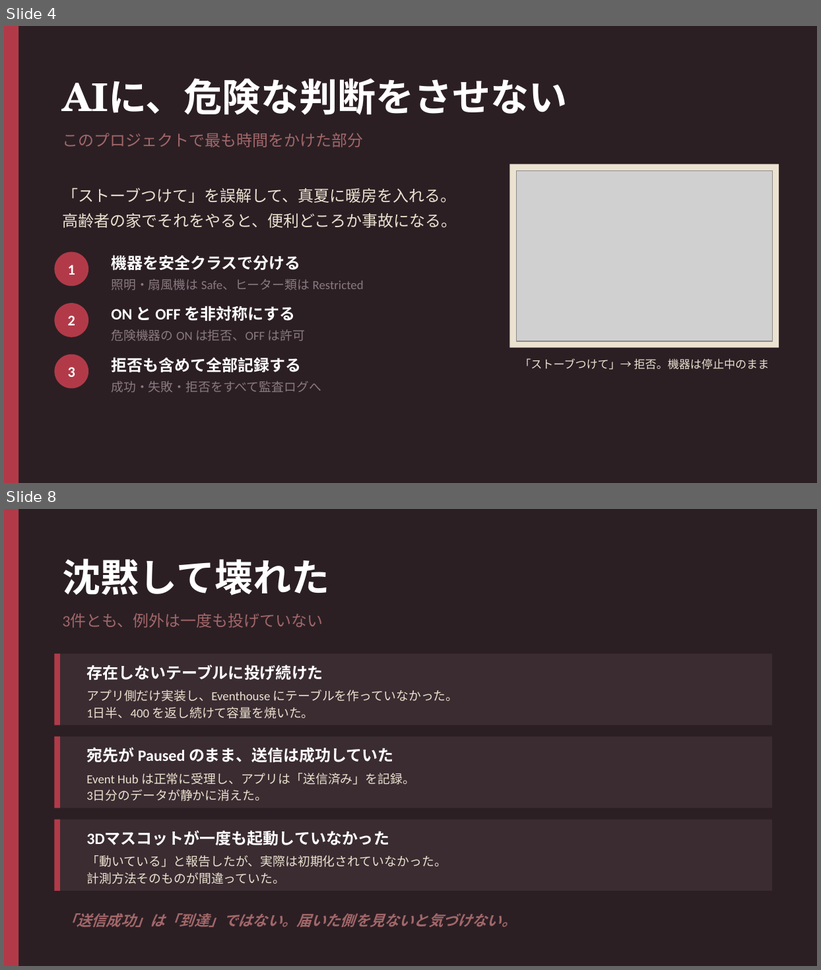
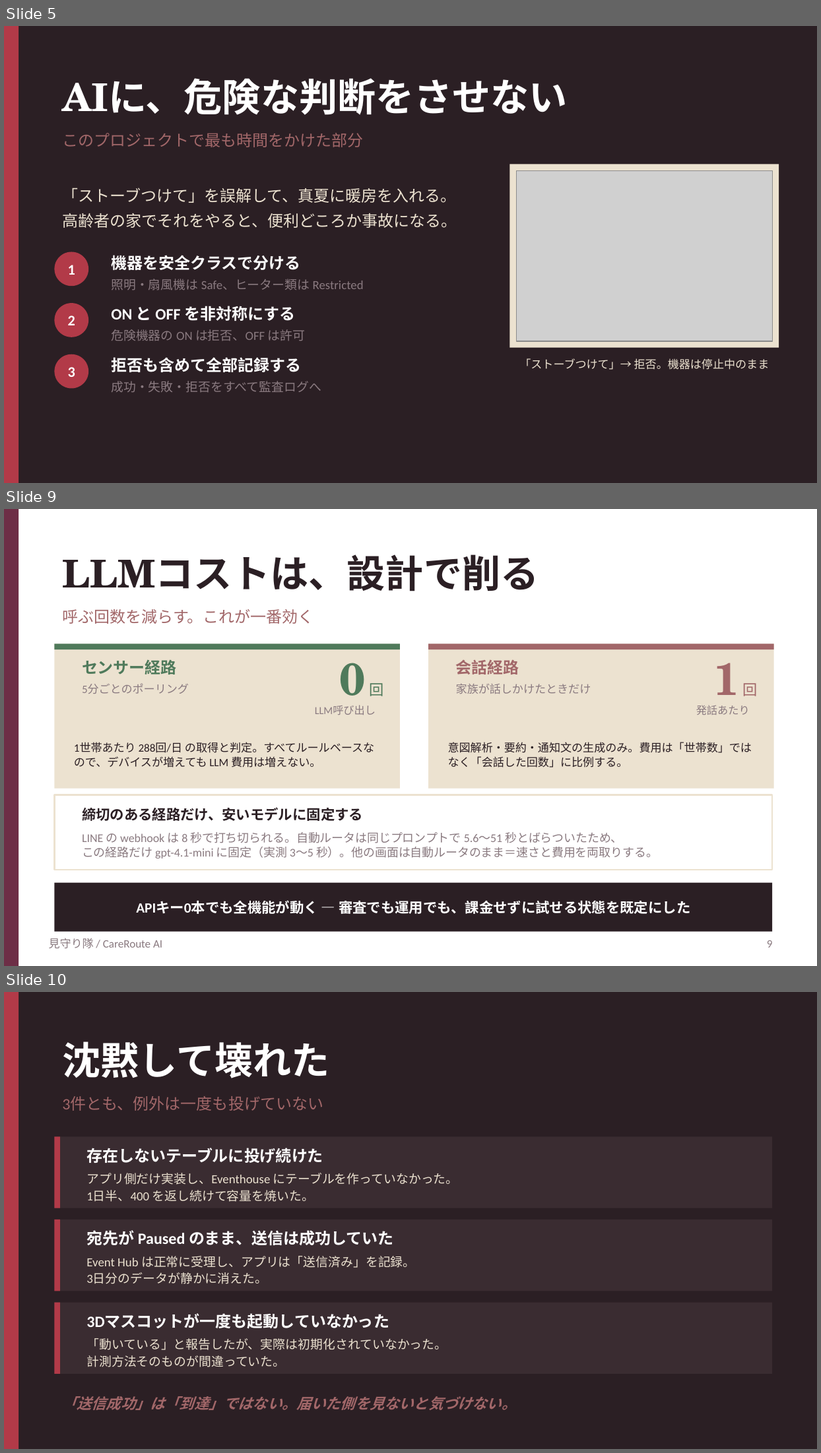
Before and after one commit to monoqlo78/mimamoritai-careroute-ai, a slide deck: docs/mimamoritai-deck.pptx. Shown one above the other, each under a label of ours: slides 4 and 8 before the commit, slides 5, 9 and 10 after it; the slides between them are not shown. The pictures are 821x970 and 821x1453 pixels, drawn with LibreOffice and Linux fonts; fonts in the diff are those of the drawing; grey boxes stand for pictures. Boxes give left, top, right and bottom in pixels: in the first picture for what was removed or moved away, otherwise in the second. Text is boxed around its words. In the diff, an @@ line names an element or a change of style, - is before the commit and + after.

```diff
--- a/docs/mimamoritai-deck.pptx
+++ b/docs/mimamoritai-deck.pptx
@@ slide 9 added at (4, 509, 817, 966), background #FFFFFF @@
@@ rectangle added at (4, 509, 19, 966), fill #6D2E46 @@
@@ text added at (62, 555, 539, 591), 34 pt, text #2B1F24, bold @@
+LLMコストは、設計で削る
@@ text added at (62, 609, 314, 624), 14 pt, text #A26769 @@
+呼ぶ回数を減らす。これが一番効く
@@ rectangle added at (54, 644, 400, 789), fill #ECE2D0 @@
@@ rectangle added at (54, 644, 400, 650), fill #4F7A5B @@
@@ rectangle added at (428, 644, 774, 789), fill #ECE2D0 @@
@@ rectangle added at (428, 644, 774, 650), fill #A26769 @@
@@ text added at (82, 659, 177, 675), 14 pt, text #4F7A5B, bold @@
+センサー経路
@@ text added at (340, 649, 384, 710), 40 pt, text #4F7A5B, bold @@
+0 回
@@ text added at (456, 660, 519, 675), 14 pt, text #A26769, bold @@
+会話経路
@@ text added at (714, 649, 758, 710), 40 pt, text #A26769, bold @@
+1 回
@@ text added at (82, 684, 189, 694), 10 pt, text #8A7A80 @@
+5分ごとのポーリング
@@ text added at (456, 684, 591, 694), 10 pt, text #8A7A80 @@
+家族が話しかけたときだけ
@@ text added at (315, 706, 376, 715), 9.5 pt, text #8A7A80 @@
+LLM呼び出し
@@ text added at (696, 705, 750, 715), 9.5 pt, text #8A7A80 @@
+発話あたり
@@ text added at (74, 742, 374, 768), 10 pt, text #2B1F24 @@
+1世帯あたり 288回/日 の取得と判定。すべてルールベースなので、デバイスが増えても LLM 費用は増えない。
@@ text added at (448, 742, 752, 768), 10 pt, text #2B1F24 @@
+意図解析・要約・通知文の生成のみ。費用は「世帯数」ではなく「会話した回数」に比例する。
@@ rectangle added at (54, 795, 772, 870), fill #FFFFFF, outline #ECE2D0 1.5 pt @@
@@ text added at (82, 807, 363, 821), 12.5 pt, text #2B1F24, bold @@
+締切のある経路だけ、安いモデルに固定する
@@ text added at (82, 832, 658, 859), 10.5 pt, text #8A7A80 @@
+LINE の webhook は 8 秒で打ち切られる。自動ルータは同じプロンプトで 5.6〜51 秒とばらついたため、
+この経路だけ gpt-4.1-mini に固定（実測 3〜5 秒）。他の画面は自動ルータのまま＝速さと費用を両取りする。
@@ rectangle added at (54, 883, 772, 932), fill #2B1F24 @@
@@ text added at (136, 900, 690, 914), 12.5 pt, text #FFFFFF, bold @@
+APIキー0本でも全機能が動く ― 審査でも運用でも、課金せずに試せる状態を既定にした
@@ text added at (49, 938, 162, 949), 10 pt, text #8A7A80 @@
+見守り隊 / CareRoute AI
@@ text added at (767, 941, 773, 948), 10 pt, text #8A7A80 @@
+9
@@ what was slide 4 is now slide 5 @@
@@ what was slide 8 is now slide 10 @@
```
Also in this commit, not shown: 4 slides changed, 2 other slides added, 2 other files.
